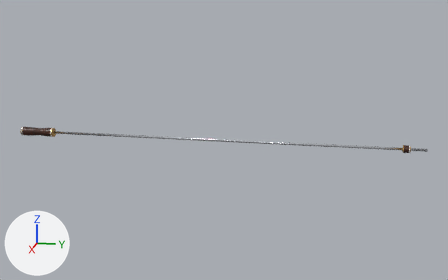
Before and after pictures for a commit that changed the glTF model assets/rods/premier_championship/fuzeball_rod_3man.glb.
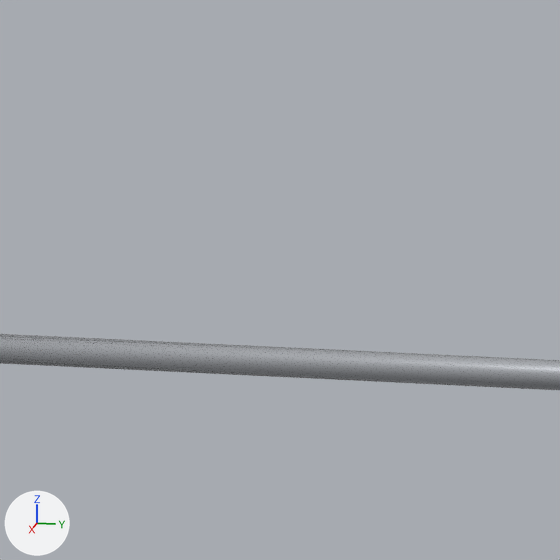
The first picture shows the older version from a 50 mm camera at (174.6, 37.7, 43.8) aimed at (-0.7, 2.7, 0.0). The close-ups show the older and then the newer version on the part from 28% to 39% of the width and 38% to 55% of the height of that picture. Only the edits that show in the close-ups are written down. The axes (+X, +Y, +Z) are drawn at lower left. The lights are the same throughout. Where no turn or scale is listed for an object, it has been applied to the vertices.

The first close-up shows 'rod3_bar.002'.
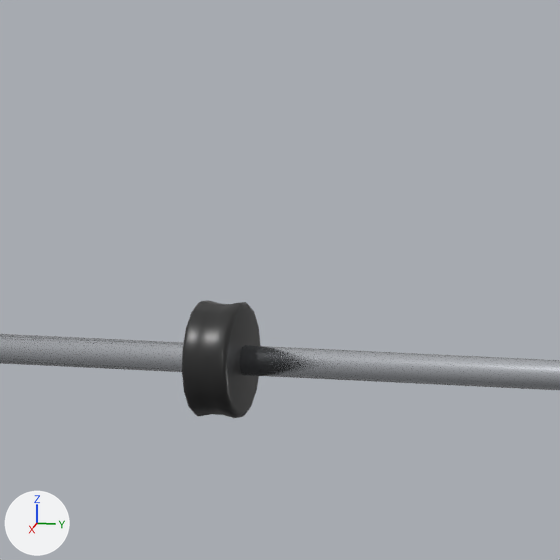
What differs and where, as boxes (x1, y1, x2, y2) in the close-ups (560 x 560 px):
'CylinderL', added (black): after (182, 300, 261, 418)

The change in detail:
Material 'bumper.004' (mat_bumper_004) is new.
Its base color is (0.0215, 0.0215, 0.0215) (black #282828).
Its roughness is 0.361.
Mesh me_cylinder_006 is new.
It has 128 vertices, 252 faces and spans x -1.51..1.51, y -0.61..0.61, z -1.51..1.51.
It uses material mat_bumper_004 (black #282828).
Object 'CylinderL' (ob_cylinderl) is new; it shows me_cylinder_006.
Its location is (0.0, -21.8, 0.0).
